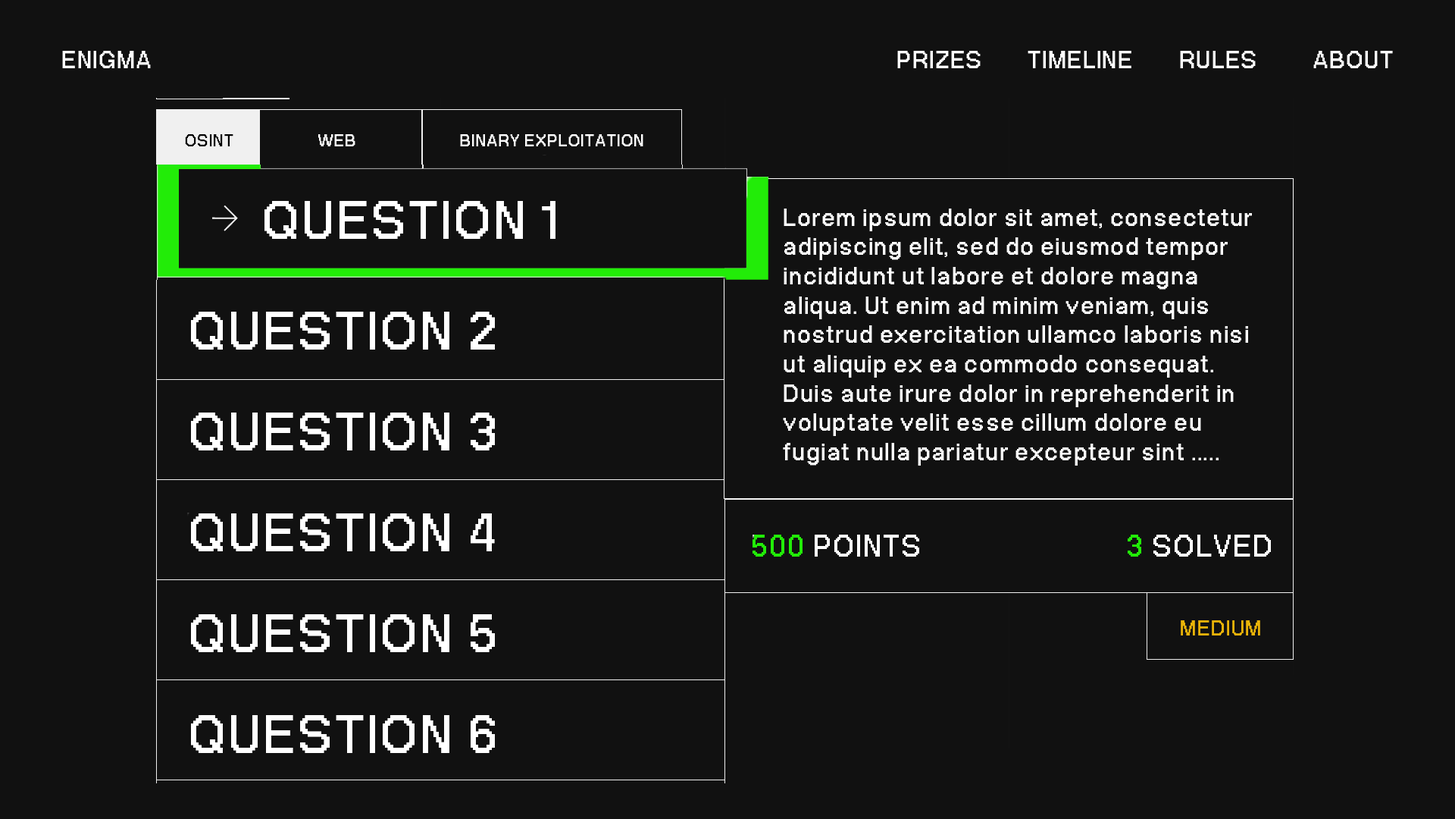
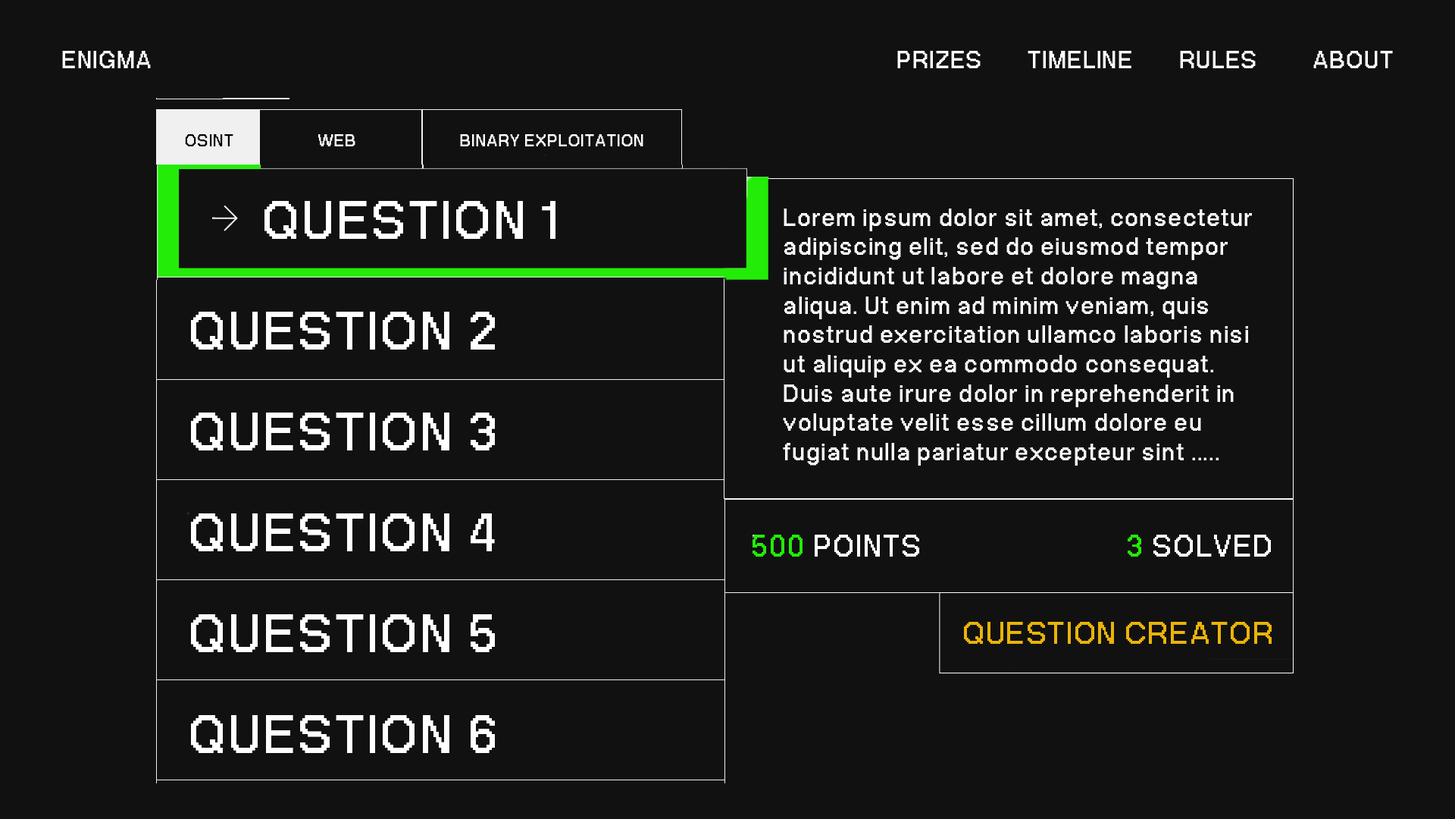
Comparing the layer stacks of the two 1455px x 819px images. Changes:
renamed "MEDIUM" to "QUESTION CREATOR", painted on it over (x1=964, y1=620, x2=1272, y2=644)
added layer "Rectangle 2" in group "Artboard 1" over (x1=939, y1=591, x2=1294, y2=674)
painted on "Layer 2" over (x1=1137, y1=591, x2=1294, y2=671)
